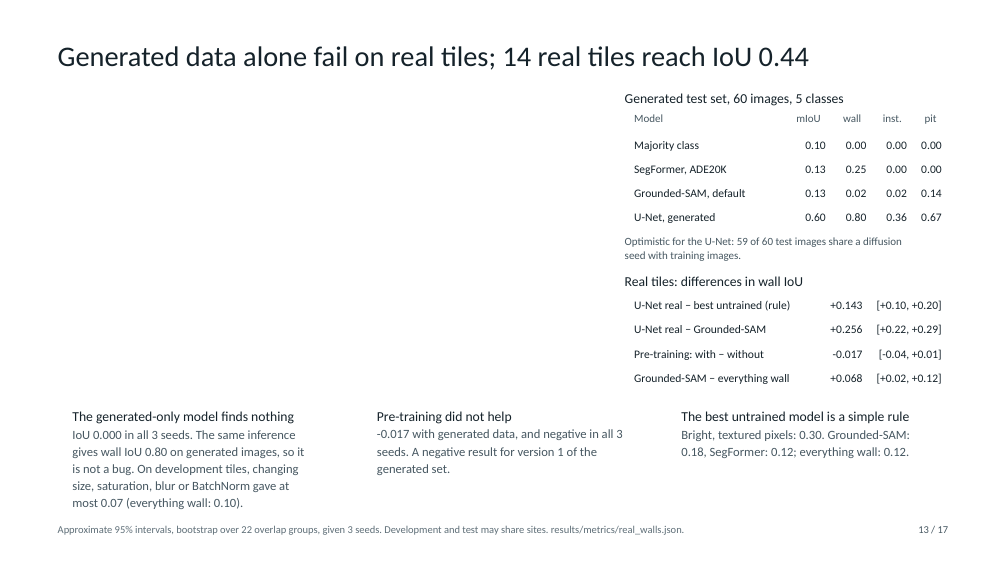
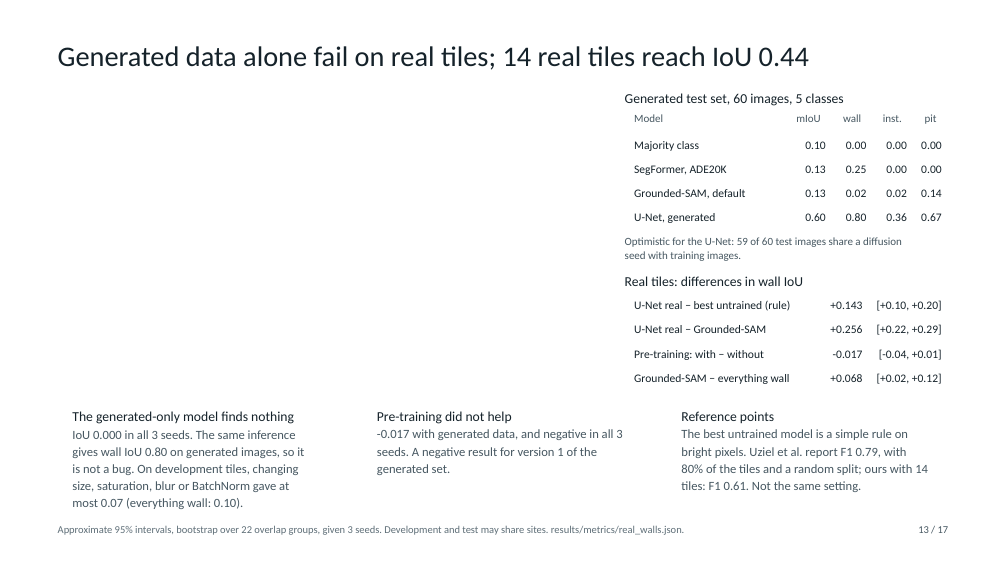
Before and after one commit to ssen2803/arch-to-image, a slide deck: slide 13 of slides/midterm.pptx. Drawn at 1008x567 pixels with LibreOffice and Linux fonts; fonts in the diff are those of the drawing; background and template pictures are left out. Boxes give left, top, right and bottom in pixels: in the first picture for what was removed or moved away, otherwise in the second. Text is boxed around its words. In the diff, an @@ line names an element or a change of style, - is before the commit and + after.

```diff
--- a/slides/midterm.pptx
+++ b/slides/midterm.pptx
@@ text at box(681, 411, 774, 424): text changed @@
-The best untrained model is a simple rule
+Reference points
@@ text at box(681, 429, 928, 492): text changed @@
-Bright, textured pixels: 0.30. Grounded-SAM:
-0.18, SegFormer: 0.12; everything wall: 0.12.
+The best untrained model is a simple rule on
+bright pixels. Uziel et al. report F1 0.79, with
+80% of the tiles and a random split; ours with 14
+tiles: F1 0.61. Not the same setting.
```
Also in this commit, not shown: 6 other slides changed, 25 other files.
